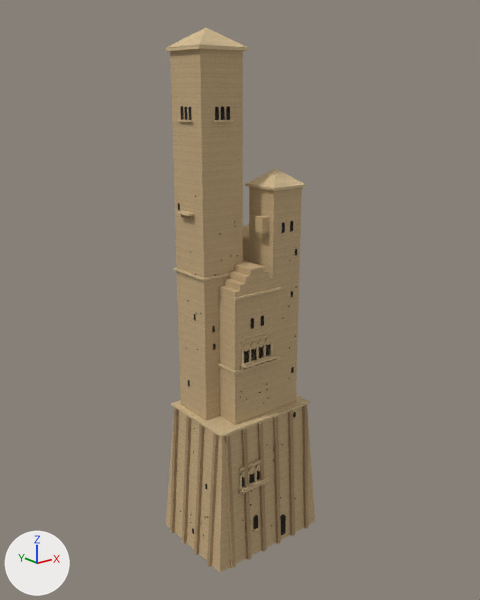
What one commit did to the Blender file design/models/brick_spire/brick_spire.blend.
One viewpoint serves both versions: a 50 mm camera at (-191.0, -238.0, 220.0) aimed at (0.0, 1.0, 125.0). The lights are fixed; the arrows at lower left show +X, +Y and +Z. The first picture is the older version.

Objects in the first picture: 'Openings', 'Stone', 'Stone_Dark', 'Stone_Light'.
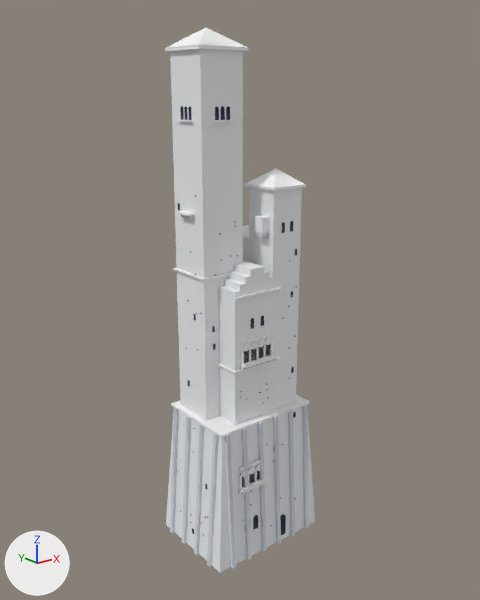
Pixel boxes [x1, y1, x2, y2] of what changed, in the pictures (480 x 600 px):
'Stone', surface changed (brown to white)
    both: [166, 49, 315, 572]
'Stone_Dark', surface changed
    both: [170, 214, 309, 569]
'Stone_Light', surface changed
    both: [165, 28, 310, 535]

What the commit changed:
In material 'Stone' (mat_stone), texture is no longer img_stone_albedo.
In material 'Stone' (mat_stone), base_color is now set to (0.869, 0.89, 0.911), white #f0f2f5.
In material 'Stone' (mat_stone), roughness goes from 1.0 to 0.55.
In material 'Stone_Dark' (mat_stone_dark), texture is no longer img_stone_dark_albedo.
In material 'Stone_Dark' (mat_stone_dark), base_color is now set to (0.672, 0.708, 0.768), light grey #d6dbe3.
In material 'Stone_Dark' (mat_stone_dark), roughness goes from 1.0 to 0.55.
In material 'Stone_Light' (mat_stone_light), texture is no longer img_stone_light_albedo.
In material 'Stone_Light' (mat_stone_light), base_color is now set to (0.956, 0.956, 0.956), white #fafafa.
In material 'Stone_Light' (mat_stone_light), roughness goes from 1.0 to 0.55.
